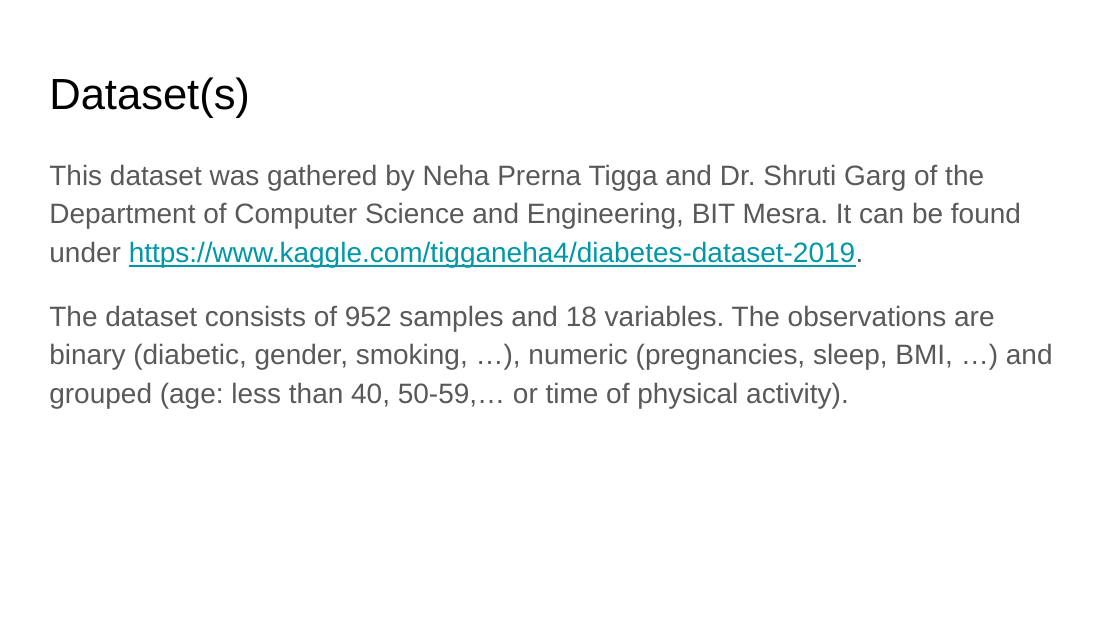
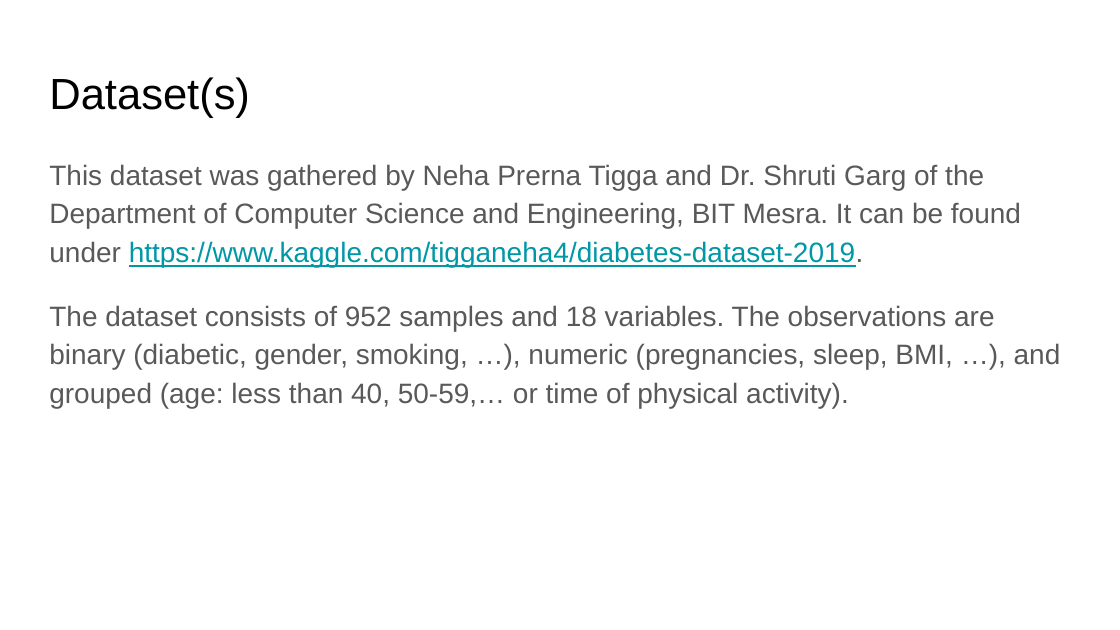
Before and after one commit to an-m-t/EDX-Final-Project-Week, a slide deck: slide 4 of Diabetes_Presentation.pptx. Drawn at 1120x630 pixels with LibreOffice and Linux fonts; fonts in the diff are those of the drawing. Boxes give left, top, right and bottom in pixels: in the first picture for what was removed or moved away, otherwise in the second. Text is boxed around its words. In the diff, an @@ line names an element or a change of style, - is before the commit and + after.

```diff
--- a/Diabetes_Presentation.pptx
+++ b/Diabetes_Presentation.pptx
@@ text at [49, 305, 1061, 408]: text changed @@
-The dataset consists of 952 samples and 18 variables. The observations are binary (diabetic, gender, smoking, …), numeric (pregnancies, sleep, BMI, …) and grouped (age: less than 40, 50-59,… or time of physical activity).
+The dataset consists of 952 samples and 18 variables. The observations are binary (diabetic, gender, smoking, …), numeric (pregnancies, sleep, BMI, …), and grouped (age: less than 40, 50-59,… or time of physical activity).
```
Also in this commit, not shown: 10 other slides changed.
